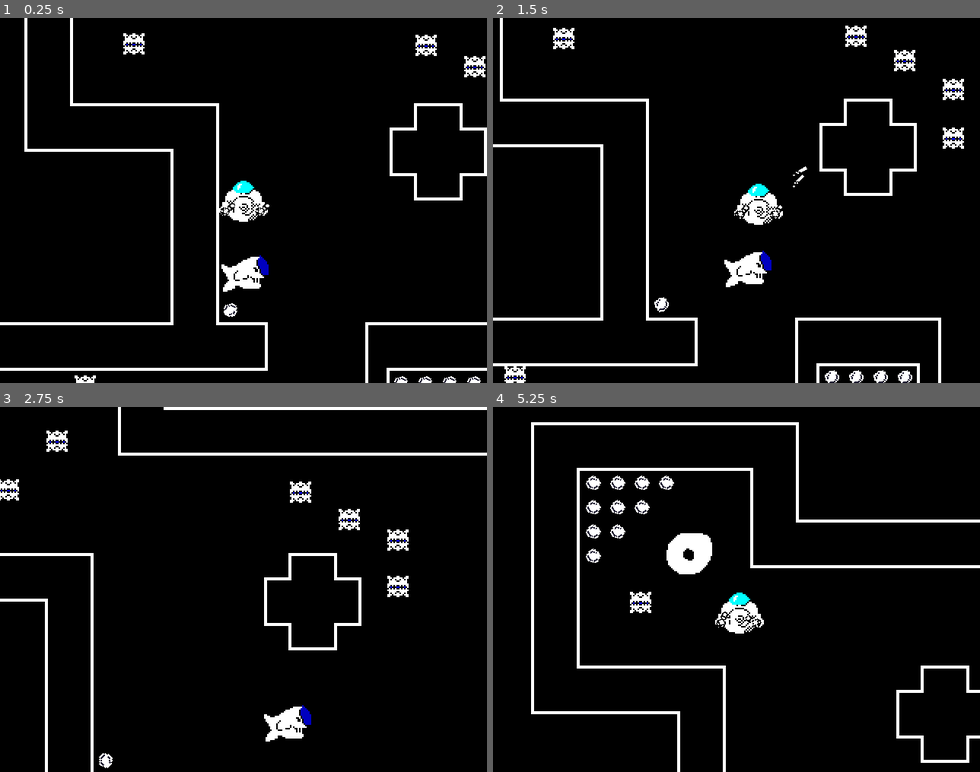
Above: before the commit, frames 1-4 (two rows, left to right).
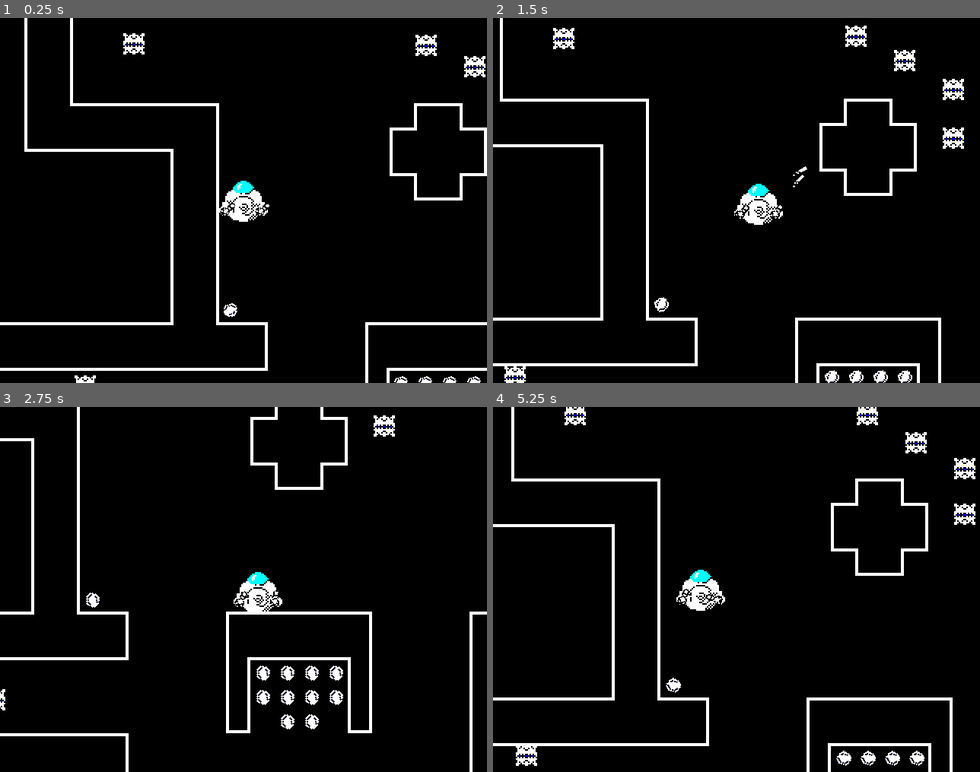
Above: after the commit, the same moments.

Repository: Paar86/Subminer
Game: Godot game, scene res://src/Levels/Main.tscn
The game is run twice, just before and just after one commit, with the same random seed, the same clock (stepped at 60 frames per second) and the same inputs.
Inputs (mouse positions are in pixels of both pictures, inside the frame that each line leads up to):
- Up to frame 1 (0.25 s): no input
- Up to frame 2 (1.5 s): move the mouse to (843, 182) at 0.52 s; hold D (right) 0.53-1.28 s; hold Space (dash) 0.53-1.28 s; move the mouse to (639, 218) at 1.27 s; hold S (down) from 1.28 s (still down); click (639, 218) at 1.35 s
- Up to frame 3 (2.75 s): move the mouse to (292, 509) at 2.02 s; release S (down) at 2.03 s; hold D (right) from 2.03 s (still down); hold Space (dash) from 2.03 s (still down)
- Up to frame 4 (5.25 s): move the mouse to (712, 662) at 2.77 s; release D (right) at 2.78 s; release Space (dash) at 2.78 s; hold W (up) 2.78-3.53 s; click (712, 662) at 2.85 s; move the mouse to (882, 644) at 3.52 s; hold Space (dash) 3.53-4.28 s; hold A (left) 3.53-5.03 s; move the mouse to (590, 534) at 4.27 s; click (590, 534) at 4.35 s; move the mouse to (760, 589) at 5.02 s; hold S (down) from 5.03 s (still down); hold Space (dash) from 5.03 s (still down)

The runs differ from the first frame. In frame 1, 0.6% of the frame differs, in the area x 45-56%, y 65-75%; in frame 2, 0.6%; in frame 3, 9.1%; in frame 4, 11%, in the area x 0-100%, y 0-100%.

Commit message:
Various changes
- Added FOLLOW state for the hammer fish. Changed the code controlling sprite direction.
- Cleaned project.godot file of unused declarations.
- Changed damage detection for the player class.

Diff:
--- a/project.godot
+++ b/project.godot
@@ -22,15 +22,10 @@
 
 config/name="Subminer"
 run/main_scene="res://src/Levels/Main.tscn"
-config/icon="res://icon.png"
 
 [autoload]
 
 Enums="*res://src/Autoload/Enums.gd"
-PluginSettings="*res://addons/github-integration/scripts/PluginSettings.gd"
-IconLoaderGithub="*res://addons/github-integration/scripts/IconLoaderGithub.gd"
-UserData="*res://addons/github-integration/scripts/user_data.gd"
-RestHandler="*res://addons/github-integration/scenes/RestHandler.tscn"
 
 [display]
 
@@ -46,6 +41,10 @@
 [editor_plugins]
 
 enabled=PoolStringArray(  )
+
+[global]
+
+pixel=false
 
 [importer_defaults]
 
--- a/src/Enemies/HammerFish.gd
+++ b/src/Enemies/HammerFish.gd
@@ -5,16 +5,16 @@
 enum Directions { LEFT, RIGHT }
 export(Directions) var initial_direction = Directions.RIGHT
 
-enum States { PATROL, ROAR, CHARGE, REST, DEATH }
+enum States { PATROL, FOLLOW, ROAR, CHARGE, REST, DEATH }
 var _state = States.PATROL
 
 onready var _sprite: Sprite = $Sprite
-onready var _player_detector_high: RayCast2D = $PlayerDetectorHigh
-onready var _player_detector_low: RayCast2D = $PlayerDetectorLow
+onready var _charge_detector_high: RayCast2D = $ChargeDetectorHigh
+onready var _charge_detector_low: RayCast2D = $ChargeDetectorLow
 
 var _smoke_effect := preload("res://src/Common/SmokeParticles.tscn")
 var _direction := Vector2.RIGHT
-var _max_patrol_speed := 50.0
+var _max_patrol_speed := 40.0
 var _patrol_acceleration := 50.0
 var _death_acceleration := 30.0
 var _velocity := Vector2.ZERO
@@ -28,18 +28,24 @@
 var _shake_default_distance: float = 3.0
 var _shake_distance: float = _shake_default_distance
 var _shake_frequency: float = 50.0
+var _target_body: KinematicBody2D = null
+
 
 func _ready() -> void:
 	_shake_default_position =  _sprite.position
 	hitpoints = hitpoints_override
 	if initial_direction == Directions.LEFT:
-			_flip_direction()
+		_set_sprite_orientation(Vector2.LEFT)
 
 
 func _physics_process(delta: float) -> void:
 
 	match _state:
 		States.PATROL:
+			if _target_body:
+				_state = States.FOLLOW
+				return
+
 			_velocity += _direction * _patrol_acceleration * delta
 			_velocity.x = clamp(_velocity.x, -_max_patrol_speed, _max_patrol_speed)
 
@@ -49,8 +55,17 @@
 				_state = States.REST
 				return
 
-			if _player_detector_high.is_colliding() or _player_detector_low.is_colliding():
-				_state = States.ROAR
+			_check_charge_collision()
+		States.FOLLOW:
+			if !_target_body:
+				_state = States.REST
+				return
+
+			_direction = (_target_body.global_position - global_position).normalized()
+			_velocity = _direction * _max_patrol_speed
+			move_and_slide(_velocity)
+			_check_charge_collision()
+			_set_sprite_orientation(_direction)
 		States.ROAR:
 			# Shake animation
 			_time += delta
@@ -77,9 +92,11 @@
 		States.REST:
 			_rested_time += delta
 			if _rested_time >= _rest_duration:
+				_direction = _get_simplified_direction(_direction)
 				var collision = move_and_collide(_direction, true, true, true)
 				if is_collision_with_world(collision):
-					_flip_direction()
+					_direction = _direction * -1
+					_set_sprite_orientation(_direction)
 				_rested_time = 0.0
 				_state = States.PATROL
 				return
@@ -95,13 +112,20 @@
 	return false
 
 
-func _flip_direction() -> void:
-	_direction = _direction * -1
-	_sprite.flip_h = !_sprite.flip_h
+func _set_sprite_orientation(direction: Vector2) -> void:
+	var sign_value: int = sign(direction.x)
+	_sprite.flip_h = true if sign_value < 0 else false
 
-	var _player_detector_scale := Vector2(_direction.x, 0.0)
-	_player_detector_high.set_deferred("scale", _player_detector_scale)
-	_player_detector_low.set_deferred("scale", _player_detector_scale)
+	var _player_detector_scale := Vector2(sign_value, 0.0)
+	_charge_detector_high.set_deferred("scale", _player_detector_scale)
+	_charge_detector_low.set_deferred("scale", _player_detector_scale)
+
+
+# To get left or right direction, without verticality
+func _get_simplified_direction(direction: Vector2) -> Vector2:
+	var sign_value: int = sign(direction.x)
+	var direction_x = -1.0 if sign_value < 0 else 1.0
+	return Vector2(direction_x, 0.0)
 
 
 func _prepare_death_state() -> void:
@@ -111,8 +135,8 @@
 
 	$Hurtbox.set_deferred("monitorable", false)
 	$Hitbox.set_deferred("monitoring", false)
-	_player_detector_high.set_deferred("enabled", false)
-	_player_detector_low.set_deferred("enabled", false)
+	_charge_detector_high.set_deferred("enabled", false)
+	_charge_detector_low.set_deferred("enabled", false)
 
 	# Disable KinematicBody collision with the player layer
 	call_deferred("set_collision_mask_bit", 0, false)
@@ -136,7 +160,22 @@
 		_flash_before_vanish()
 
 
+func _check_charge_collision() -> void:
+	if _charge_detector_high.is_colliding() or _charge_detector_low.is_colliding():
+		_direction = _get_simplified_direction(_direction)
+		_state = States.ROAR
+
+
 func _on_Hitbox_area_entered(area: Area2D) -> void:
 	if area.owner is GameActor:
 		var direction = (area.owner.global_position - global_position).normalized()
 		area.owner.propagate_effects({Enums.Effects.DAMAGE: 5, Enums.Effects.PUSH: direction * 150.0 })
+
+
+func _on_PlayerDetector_body_entered(body: KinematicBody2D) -> void:
+	_target_body = body
+
+
+func _on_PlayerDetector_body_exited(body: KinematicBody2D) -> void:
+	_target_body = null
+	_velocity = Vector2.ZERO
--- a/src/Enemies/HammerFish.tscn
+++ b/src/Enemies/HammerFish.tscn
@@ -13,6 +13,9 @@
 [sub_resource type="CapsuleShape2D" id=3]
 height = 8.0
 
+[sub_resource type="CircleShape2D" id=4]
+radius = 95.0053
+
 [node name="HammerFish" type="KinematicBody2D"]
 collision_layer = 4
 collision_mask = 3
@@ -22,12 +25,12 @@
 [node name="Sprite" type="Sprite" parent="."]
 texture = ExtResource( 1 )
 
-[node name="PlayerDetectorHigh" type="RayCast2D" parent="."]
+[node name="ChargeDetectorHigh" type="RayCast2D" parent="."]
 position = Vector2( 0, -7 )
 enabled = true
 cast_to = Vector2( 100, 0 )
 
-[node name="PlayerDetectorLow" type="RayCast2D" parent="."]
+[node name="ChargeDetectorLow" type="RayCast2D" parent="."]
 position = Vector2( 0, 7 )
 enabled = true
 cast_to = Vector2( 100, 0 )
@@ -39,6 +42,7 @@
 [node name="Hurtbox" type="Area2D" parent="."]
 collision_layer = 4
 collision_mask = 0
+monitoring = false
 
 [node name="CollisionShape2D" type="CollisionShape2D" parent="Hurtbox"]
 rotation = 1.5708
@@ -46,6 +50,7 @@
 
 [node name="Hitbox" type="Area2D" parent="."]
 collision_layer = 0
+monitorable = false
 
 [node name="CollisionShape2D" type="CollisionShape2D" parent="Hitbox"]
 rotation = 1.5708
@@ -55,4 +60,12 @@
 rect = Rect2( -100, -100, 200, 200 )
 physics_process_parent = true
 
+[node name="PlayerDetector" type="Area2D" parent="."]
+collision_layer = 0
+
+[node name="CollisionShape2D" type="CollisionShape2D" parent="PlayerDetector"]
+shape = SubResource( 4 )
+
 [connection signal="area_entered" from="Hitbox" to="." method="_on_Hitbox_area_entered"]
+[connection signal="body_entered" from="PlayerDetector" to="." method="_on_PlayerDetector_body_entered"]
+[connection signal="body_exited" from="PlayerDetector" to="." method="_on_PlayerDetector_body_exited"]
--- a/src/Levels/Main.tscn
+++ b/src/Levels/Main.tscn
@@ -457,7 +457,7 @@
 tile_data = PoolIntArray( -393189, 0, 8, -393188, 0, 10, -393187, 0, 10, -393186, 0, 10, -393185, 0, 10, -393184, 0, 10 …(9407 unchanged characters)…
 
 [node name="ObjectPlacerTileMap" parent="." instance=ExtResource( 2 )]
-tile_data = PoolIntArray( -131077, 2, 0, -131076, 2, 0, -131 …(161 unchanged characters)…  65531, 2, 0, 65535, 0, 0, 65554, 2, 0, 65565, 3, 0, 196605, 0, 0, 131081, 0, 0, 196619, 0, 0, 262157, 0, 0, 393229, 0, 0, 524289, 1, 0, 720897, 3, 0, 851969, 2, 0, 851986, 2, 0, 1114099, 0, 0, 1114107, 0, 0, 1048584, 2, 0, 1048585, 2, 0, 1048586, 2, 0, 1048587, 2, 0, 1179637, 0, 0, 1179641, 0, 0, 1179645, 0, 0, 1114120, 2, 0, 1114121, 2, 0, 1114122, 2, 0, 1114123, 2, 0, 1245175, 0, 0, 1179657, 2, 0, 1179658, 2, 0, 1376259, 3, 0, 1441808, 2, 0, 1572872, 0, 0, 1572873, 0, 0, 1572874, 0, 0, 1835013, 2, 0, 1835020, 2, 0, 1900549, 2, 0, 1900556, 2, 0 )
+tile_data = PoolIntArray( -131077, 2, 0, -131076, 2, 0, -131 …(161 unchanged characters)…  65531, 2, 0, 65535, 0, 0, 65554, 2, 0, 196605, 0, 0, 131081, 0, 0, 196619, 0, 0, 262157, 0, 0, 393229, 0, 0, 524289, 1, 0, 851969, 2, 0, 851986, 2, 0, 1114099, 0, 0, 1114107, 0, 0, 1048584, 2, 0, 1048585, 2, 0, 1048586, 2, 0, 1048587, 2, 0, 1179637, 0, 0, 1179641, 0, 0, 1179645, 0, 0, 1114120, 2, 0, 1114121, 2, 0, 1114122, 2, 0, 1114123, 2, 0, 1245175, 0, 0, 1179657, 2, 0, 1179658, 2, 0, 1376259, 3, 0, 1441808, 2, 0, 1835013, 2, 0, 1835020, 2, 0, 1900549, 2, 0, 1900556, 2, 0 )
 
 [node name="MineralBodyCeiling" parent="." instance=ExtResource( 6 )]
 position = Vector2( -312, 208 )
--- a/src/Player/PlayerKinematic.gd
+++ b/src/Player/PlayerKinematic.gd
@@ -17,16 +17,17 @@
 var is_firing := false
 var state: int = states.IDLE
 var input_direction = Vector2.ZERO
-var _is_invincible := false
+var _is_invincible: bool setget set_invincibility, get_invincibility
 
-onready var _main_sprite := $Sprite
-onready var _cannon_left_sprite := $CannonLeftPivot/CannonLeft
-onready var _cannon_right_sprite := $CannonRightPivot/CannonRight
-onready var projectiles_container := $BulletsContainer
-onready var left_cannon := $CannonLeftPivot
-onready var right_cannon := $CannonRightPivot
-onready var left_cannon_point := $CannonLeftPivot/CannonLeft/BulletSpawnPoint
-onready var right_cannon_point := $CannonRightPivot/CannonRight/BulletSpawnPoint
+onready var _main_sprite: Sprite = $Sprite
+onready var _cannon_left_sprite: Sprite = $CannonLeftPivot/CannonLeft
+onready var _cannon_right_sprite: Sprite = $CannonRightPivot/CannonRight
+onready var projectiles_container: Node = $BulletsContainer
+onready var left_cannon: Position2D = $CannonLeftPivot
+onready var right_cannon: Position2D = $CannonRightPivot
+onready var left_cannon_point: Position2D = $CannonLeftPivot/CannonLeft/BulletSpawnPoint
+onready var right_cannon_point: Position2D = $CannonRightPivot/CannonRight/BulletSpawnPoint
+onready var _hurt_box := $Hurtbox
 
 var projectile_scene := preload("res://src/Player/Projectile.tscn")
 
@@ -83,6 +84,15 @@
 		_fire_cannons()
 
 
+func set_invincibility(value: bool) -> void:
+	var collision_layer_value = 0 if value else 1
+	_hurt_box.set_deferred("collision_layer", collision_layer_value)
+
+
+func get_invincibility() -> bool:
+	return true if _hurt_box.collision_layer == 0 else false
+
+
 func _get_direction() -> Vector2:
 	var horizontal_direction = Input.get_action_strength("right") - Input.get_action_strength("left")
 	var vertical_direction = Input.get_action_strength("down") - Input.get_action_strength("up")
@@ -120,9 +130,9 @@
 
 
 func _start_damage_flashing() -> void:
-	_is_invincible = true
+	self._is_invincible = true
 
-	for i in range(20):
+	for i in 20:
 		_main_sprite.hide()
 		_cannon_left_sprite.hide()
 		_cannon_right_sprite.hide()
@@ -132,7 +142,7 @@
 		_cannon_right_sprite.show()
 		yield(get_tree().create_timer(0.05), "timeout")
 
-	_is_invincible = false
+	self._is_invincible = false
 
 
 func propagate_effects(effects: Dictionary = {}) -> void:
--- a/src/Player/PlayerKinematic.tscn
+++ b/src/Player/PlayerKinematic.tscn
@@ -25,6 +25,7 @@
 
 [node name="Hurtbox" type="Area2D" parent="."]
 collision_mask = 0
+monitoring = false
 
 [node name="CollisionShape2D" type="CollisionShape2D" parent="Hurtbox"]
 position = Vector2( 0, 2 )
Not shown: 1 places in src/Enemies/HammerFish.tscn that only renumber resources
